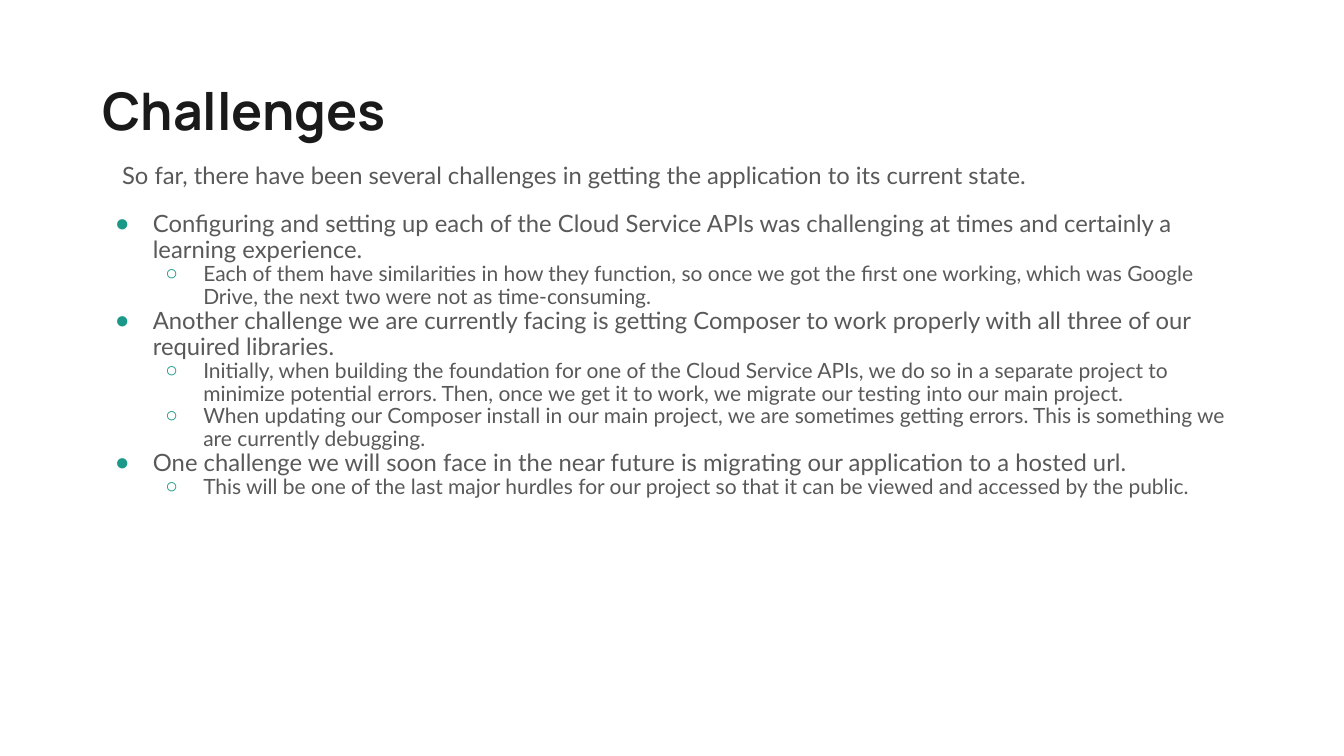
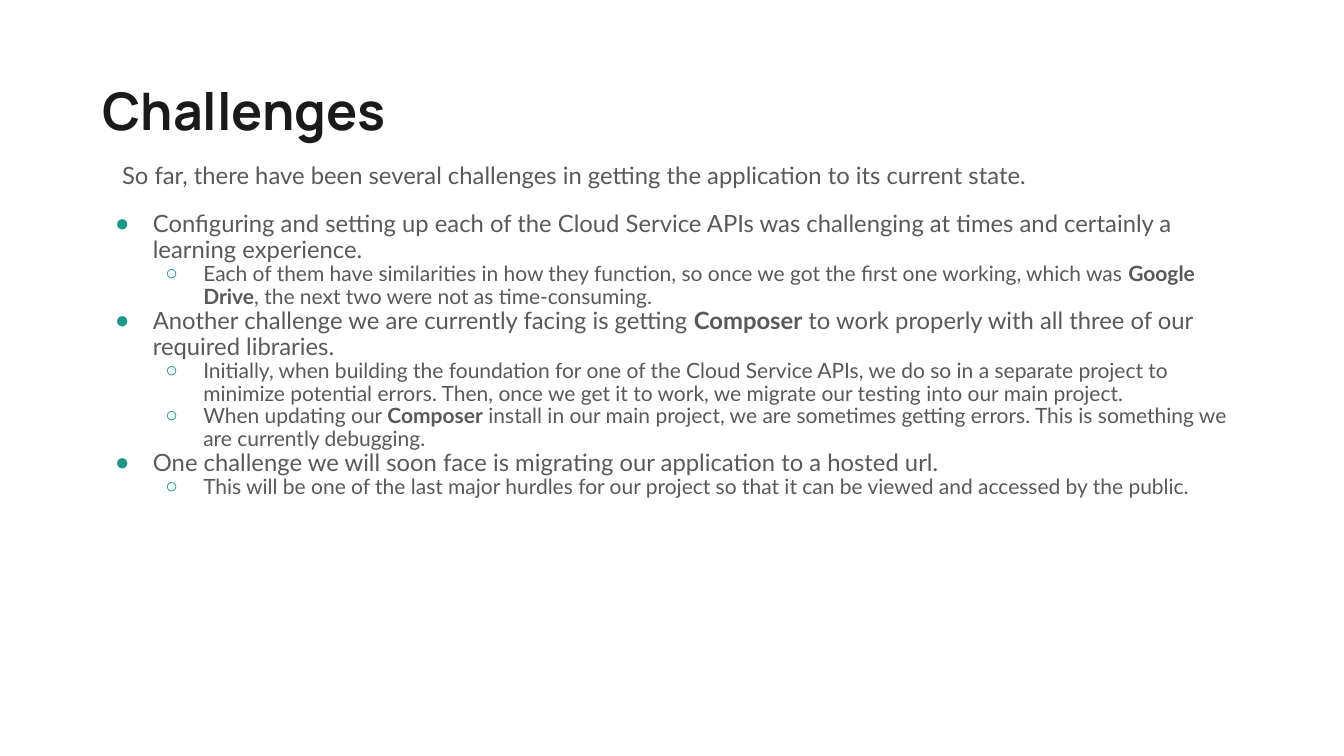
Before and after one commit to GRGalinger/Senior-Design, a slide deck: slide 18 of Files/SlideDeck/PresentationSlideDeck.pptx. Drawn at 1344x756 pixels with LibreOffice and Linux fonts; fonts in the diff are those of the drawing. Boxes give left, top, right and bottom in pixels: in the first picture for what was removed or moved away, otherwise in the second. Text is boxed around its words. In the diff, an @@ line names an element or a change of style, - is before the commit and + after.

```diff
--- a/Files/SlideDeck/PresentationSlideDeck.pptx
+++ b/Files/SlideDeck/PresentationSlideDeck.pptx
@@ text at bbox=[153, 265, 1226, 450]: bold on in "Google Drive,", "Composer", "Composer" @@
@@ text at bbox=[153, 453, 938, 476]: text changed @@
-● One challenge we will soon face in the near future is migrating our application to a hosted url.
+● One challenge we will soon face is migrating our application to a hosted url.
```
Also in this commit, not shown: 15 other slides changed.
